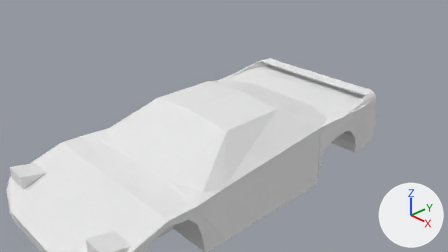
Two versions of the Blender file Assets/models/carmodel/nsx/nsx.blend, one commit apart.
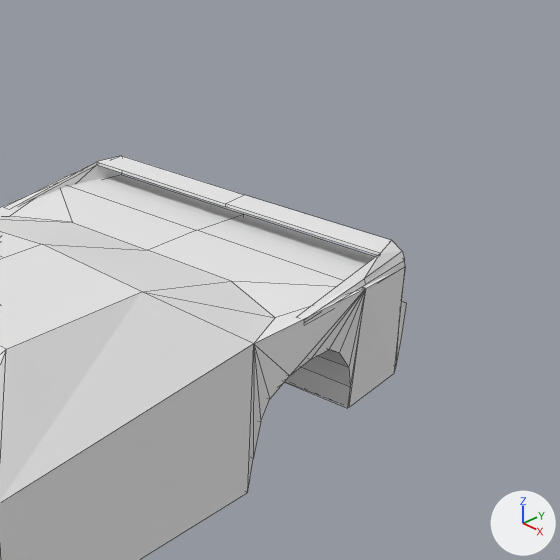
Old and new are each drawn from the file's camera 'Camera' and again close up on the part from 50% to 97% of the width and 0% to 83% of the height. The axes (+X, +Y, +Z) are drawn at lower right. The lights are the same throughout. The close-ups show mesh edges as thin lines.

Script lines for the objects in view, before the commit:
```python
me_cube = bpy.data.meshes.new('Cube')
me_cube.from_pydata(...)  # 216 vertices, 265 faces; spans x -1.93..1.93, y -4.19..4.26, z -1.0..0.97
me_cube.materials.append(mat_material)  # its picture is missing
ob_cube = bpy.data.objects.new('Cube', me_cube)
ob_cube.location = (0.0, 0.0, 0.0)
```
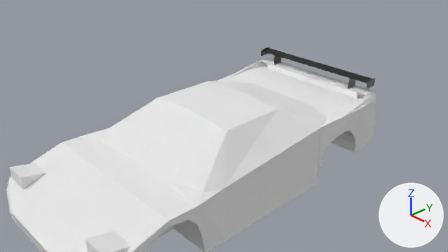
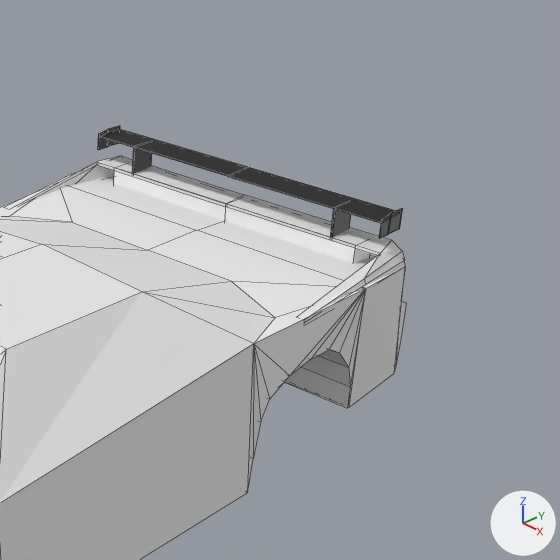
Commit message: nsx tune

Location of each change, [x1, y1, x2, y2] in pixels of the close-ups (560 x 560 px):
```json
{"object": "立方体", "change": "added", "after": [98, 126, 403, 263]}
```

Scene script edits in JSON lines:
```json
{"op": "add", "block": "img_nsx_tex_png", "code": ["img_nsx_tex_png = load_image('nsx_tex.png', 'nsx.png', 1024, 1024, 'sRGB')"]}
{"op": "add", "block": "mat_nsx_tex_png", "code": ["mat_nsx_tex_png = principled_material('nsx_tex.png')", "mat_nsx_tex_png.texture = img_nsx_tex_png"]}
{"op": "add", "block": "me_立方体", "code": ["me_立方体 = bpy.data.meshes.new('立方体')", "me_立方体.from_pydata(...)  # 36 vertices, 28 faces; spans x 0.0..1.76, y 3.69..4.03, z 0.41..1.01", "me_立方体.materials.append(mat_nsx_tex_png)  # picture img_nsx_tex_png"]}
{"op": "add", "block": "ob_立方体", "code": ["ob_立方体 = bpy.data.objects.new('立方体', me_立方体)", "ob_立方体.location = (0.0, 0.0, 0.0)", "_m = ob_立方体.modifiers.new('ミラー', 'MIRROR')", "_m.use_clip = True"]}
```
